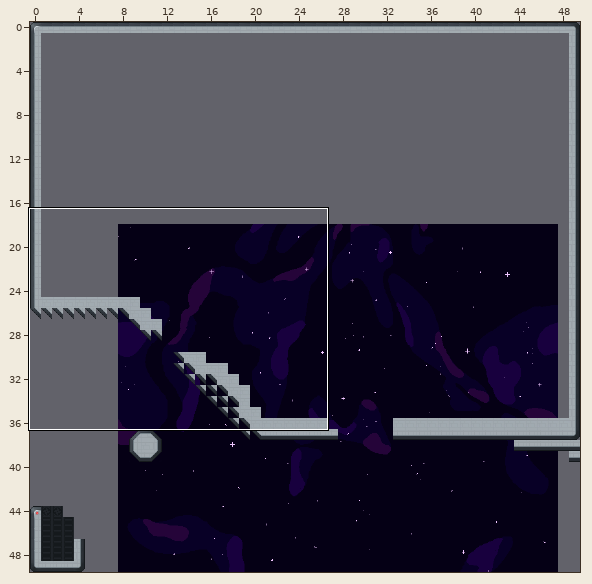
Level history. Tiled map (JSON): core/assets/levels/level_4/blackhole-angelina.tmj. The first picture is a wide view before the edit; the outline marks the close-up.
Close-up. Before the commit:
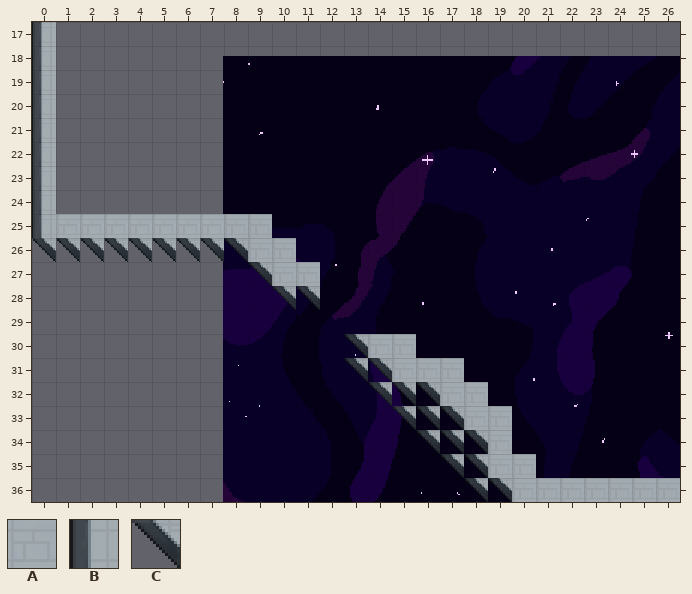
Cells are 16x16 px. Shown: x 0..26, y 17..36. The commit also changed other parts of the map, which this record leaves out.
Key: from "space-tiles": A 18, B 85, C 107.
_ is an empty cell.
Layer "Tile Layer 1" before, first column x 0:
17 B__________________________
18 B__________________________
19 B__________________________
20 B__________________________
21 B__________________________
22 B__________________________
23 B__________________________
24 B__________________________
25 BAAAAAAAAA_________________
26 CCCCCCCCCAA________________
27 _________CAA_______________
28 __________CC_______________
29 ___________________________
30 _____________CAA___________
31 _____________CCAAA_________
32 ______________CCCAA________
33 _______________CCCAA_______
34 ________________CCCA_______
35 _________________CCAA______
36 __________________CCAAAAAAA
The result:
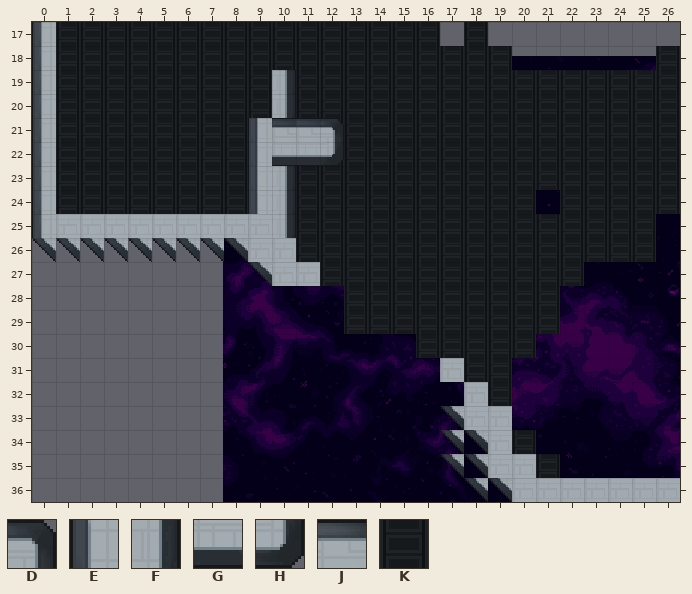
Further tiles: from "space-tiles": D 3, E 17, F 19, G 34, H 35, J 70, K 80 "Background".
Tiles of an added or newly shown layer are drawn over the layers below it.
From old to new:
Changed rows in their new state; . is an unchanged cell.
layer "Background" picture "BG-purplespace.png" -> "BG-5-purple.png"
Layer "Tile Layer 2" (added):
first column x 12:
21 K
22 K
Layer "Tile Layer 1":
first column x 1:
17 KKKKKKKKKKKKKKKK.K........
18 KKKKKKKKKKKKKKKKKKK......K
19 KKKKKKKKKFKKKKKKKKKKKKKKKK
20 KKKKKKKKKFKKKKKKKKKKKKKKKK
21 KKKKKKKKEJJDKKKKKKKKKKKKKK
22 KKKKKKKKEGGHKKKKKKKKKKKKKK
23 KKKKKKKKEFKKKKKKKKKKKKKKKK
24 KKKKKKKKEFKKKKKKKKKK.KKKKK
25 .........FKKKKKKKKKKKKKKK.
26 ..........KKKKKKKKKKKKKKK.
27 ...........KKKKKKKKKKK....
28 .........__.KKKKKKKKK.....
29 ............KKKKKKKKK.....
30 ............___KKKKK......
31 ............____.KK.......
32 .............____.K.......
33 ..............__..........
34 ..............._...K......
35 ....................K.....
